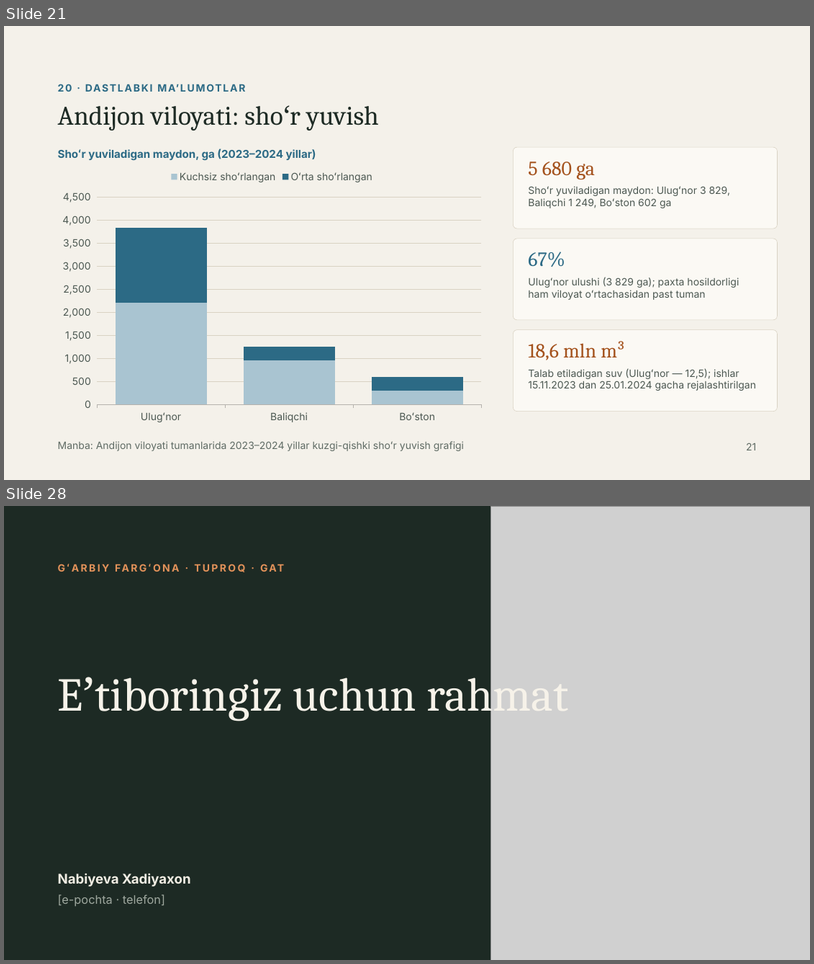
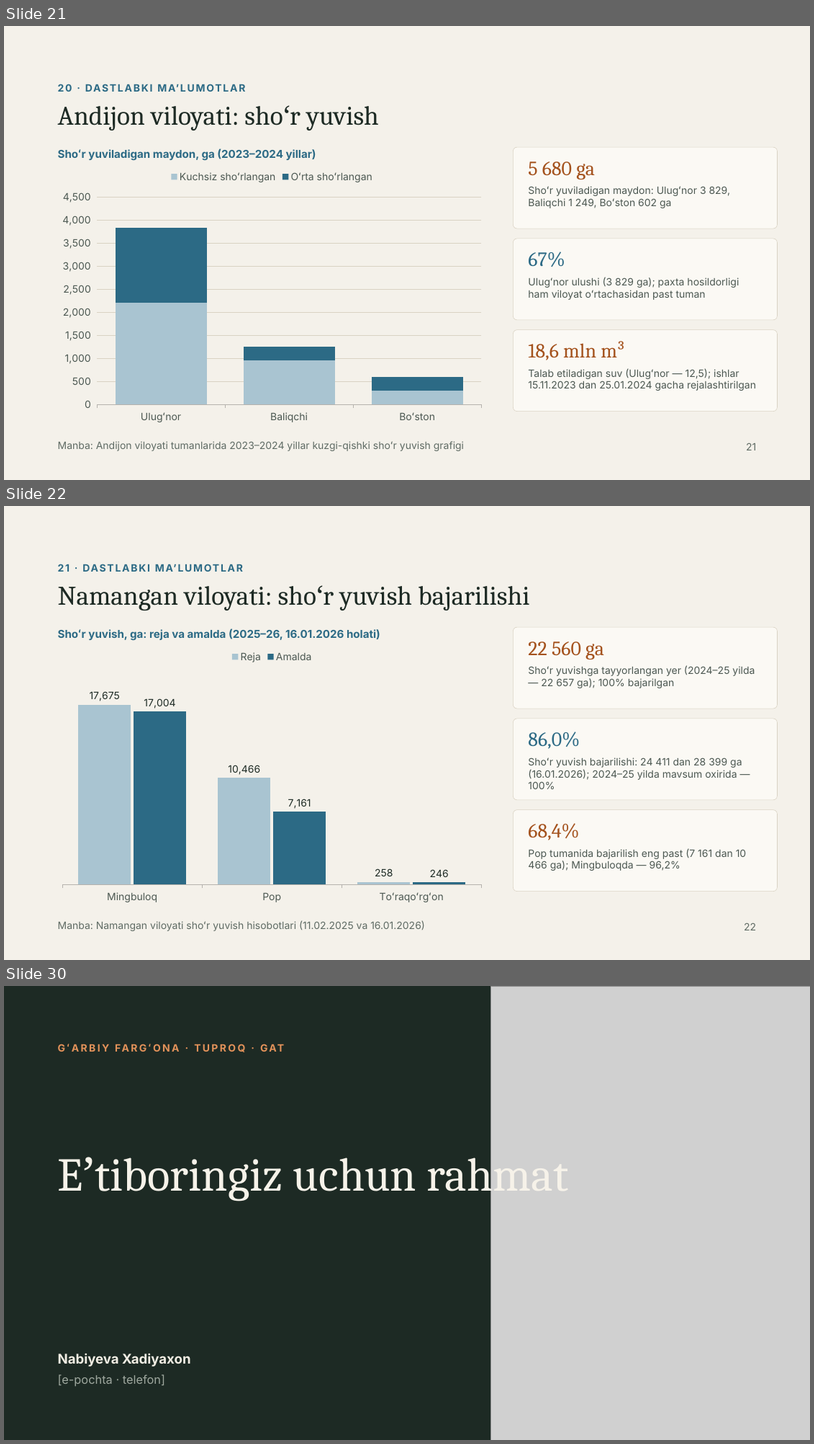
Before and after one commit to Rasuljon007/mirzohid-loyiha, a slide deck: Garbiy_Farg_ona_tuproqlari_GAT_asosida_bashoratlash.pptx. Shown one above the other, each under a label of ours: slides 21 and 28 before the commit, slides 21, 22 and 30 after it; the slides between them are not shown. The pictures are 814x964 and 814x1444 pixels, drawn with LibreOffice and Linux fonts; fonts in the diff are those of the drawing; grey boxes stand for pictures. Boxes give left, top, right and bottom in pixels: in the first picture for what was removed or moved away, otherwise in the second. Text is boxed around its words. In the diff, an @@ line names an element or a change of style, - is before the commit and + after.

```diff
--- a/Garbiy_Farg_ona_tuproqlari_GAT_asosida_bashoratlash.pptx
+++ b/Garbiy_Farg_ona_tuproqlari_GAT_asosida_bashoratlash.pptx
@@ slide 22 added at <box>4,506,810,960</box>, background #F4F1EA @@
@@ text added at <box>58,560,778,576</box>, 12 pt, text #2C6A85, bold @@
+21 · DASTLABKI MAʼLUMOTLAR
@@ title added at <box>58,586,530,610</box>, 32 pt, text #1D2A24 @@
+Namangan viloyati: shoʻr yuvish bajarilishi
@@ text added at <box>58,628,381,641</box>, 13 pt, text #2C6A85, bold @@
+Shoʻr yuvish, ga: reja va amalda (2025–26, 16.01.2026 holati)
@@ rounded rectangle added at <box>513,627,778,708</box>, fill #FBF9F4, outline #D9D2C3 0.5 pt @@
@@ column chart added at <box>54,644,491,908</box> @@
+categories: Mingbuloq, Pop, Toʻraqoʻrgʻon
+Reja: 17675, 10466, 258
+Amalda: 17004, 7161, 246
@@ text added at <box>528,641,604,659</box>, 24 pt, text #A4521D @@
+22 560 ga
@@ text added at <box>528,665,755,688</box>, 12 pt, text #4C5852 @@
+Shoʻr yuvishga tayyorlangan yer (2024–25 yilda — 22 657 ga); 100% bajarilgan
@@ rounded rectangle added at <box>513,718,778,800</box>, fill #FBF9F4, outline #D9D2C3 0.5 pt @@
@@ text added at <box>528,731,580,749</box>, 24 pt, text #2C6A85 @@
+86,0%
@@ text added at <box>528,757,742,789</box>, 12 pt, text #4C5852 @@
+Shoʻr yuvish bajarilishi: 24 411 dan 28 399 ga (16.01.2026); 2024–25 yilda mavsum oxirida — 100%
@@ rounded rectangle added at <box>513,810,778,891</box>, fill #FBF9F4, outline #D9D2C3 0.5 pt @@
@@ text added at <box>528,823,579,840</box>, 24 pt, text #A4521D @@
+68,4%
@@ text added at <box>528,848,746,870</box>, 12 pt, text #4C5852 @@
+Pop tumanida bajarilish eng past (7 161 dan 10 466 ga); Mingbuloqda — 96,2%
@@ text added at <box>58,920,425,931</box>, 12 pt, text #5F6B64 @@
+Manba: Namangan viloyati shoʻr yuvish hisobotlari (11.02.2025 va 16.01.2026)
@@ text added at <box>744,923,756,930</box>, 12 pt, text #5F6B64 @@
+22
@@ what was slide 28 is now slide 30 @@
```
Also in this commit, not shown: 8 slides changed, 1 other slide added.
